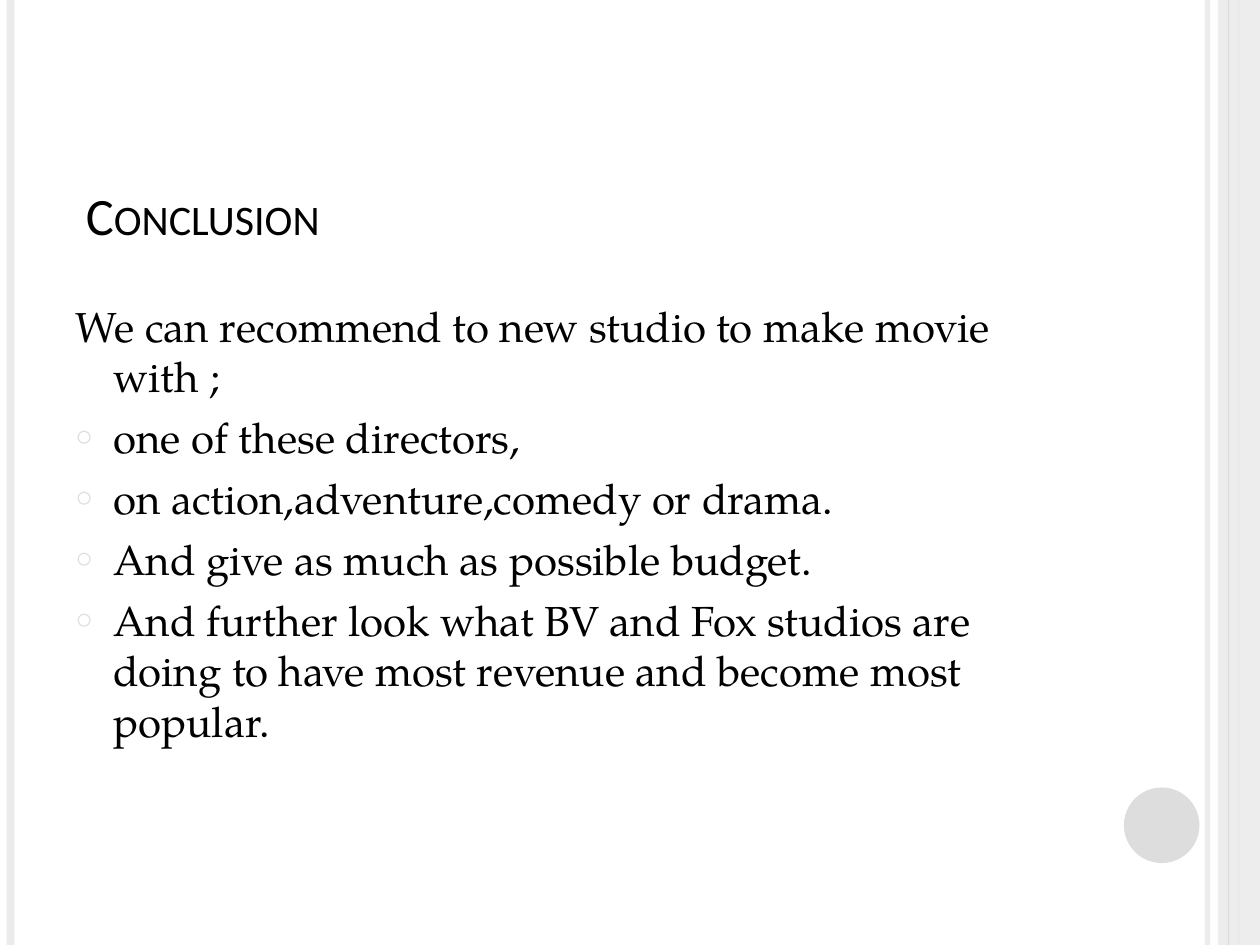
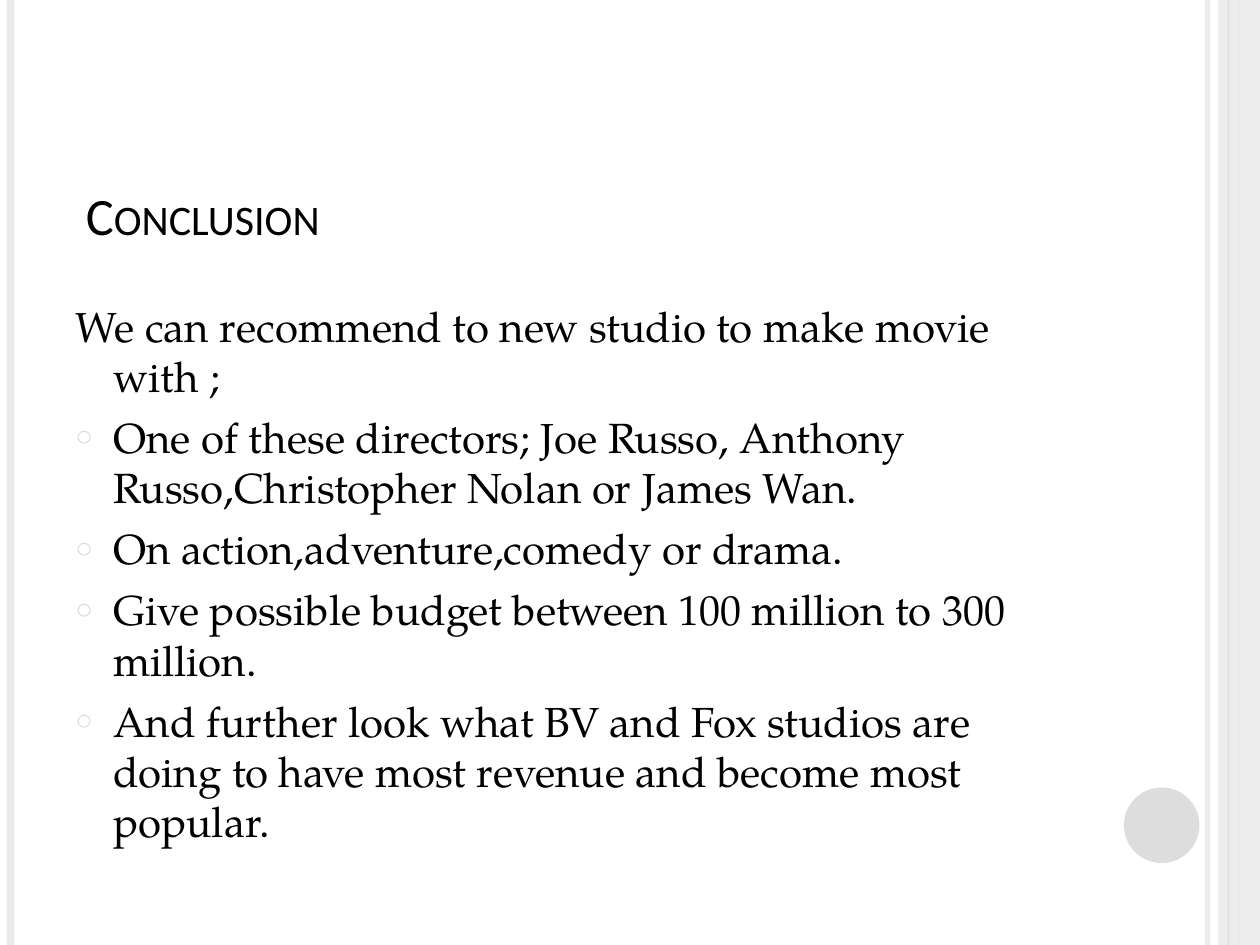
Before and after one commit to artificial126/dsc-phase-1-project, a slide deck: slide 11 of IMDB Movie Analyze.pptx. Drawn at 1260x945 pixels with LibreOffice and Linux fonts; fonts in the diff are those of the drawing. Boxes give left, top, right and bottom in pixels: in the first picture for what was removed or moved away, otherwise in the second. Text is boxed around its words. In the diff, an @@ line names an element or a change of style, - is before the commit and + after.

```diff
--- a/IMDB Movie Analyze.pptx
+++ b/IMDB Movie Analyze.pptx
@@ text at (113, 422, 1005, 677): text changed @@
-○ one of these directors,
-○ on action,adventure,comedy or drama.
-○ And give as much as possible budget.
+○ One of these directors; Joe Russo, Anthony Russo,Christopher Nolan or James Wan.
+○ On action,adventure,comedy or drama.
+○ Give possible budget between 100 million to 300 million.
```
Also in this commit, not shown: 7 other slides changed, 1 slide added, 11 other files.
